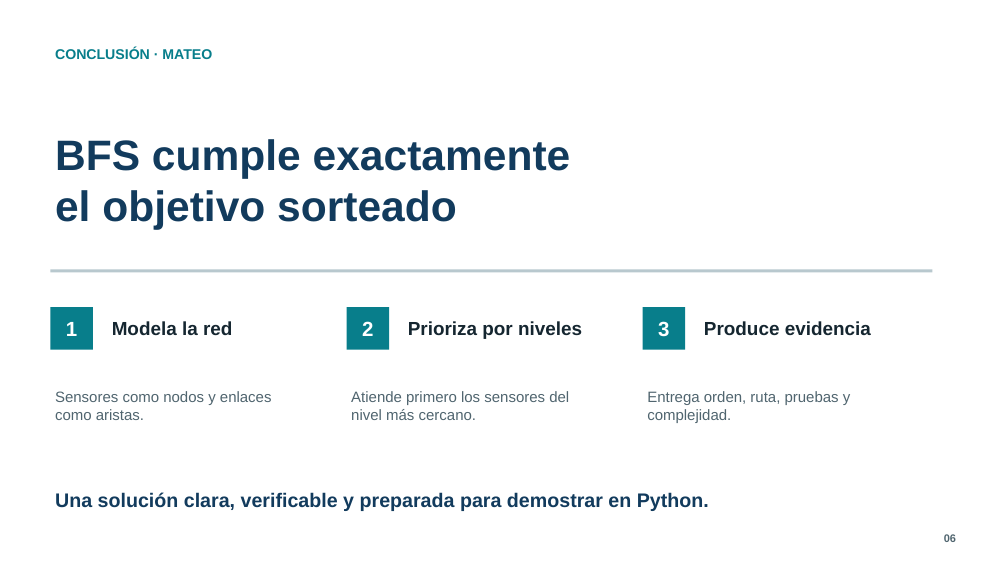
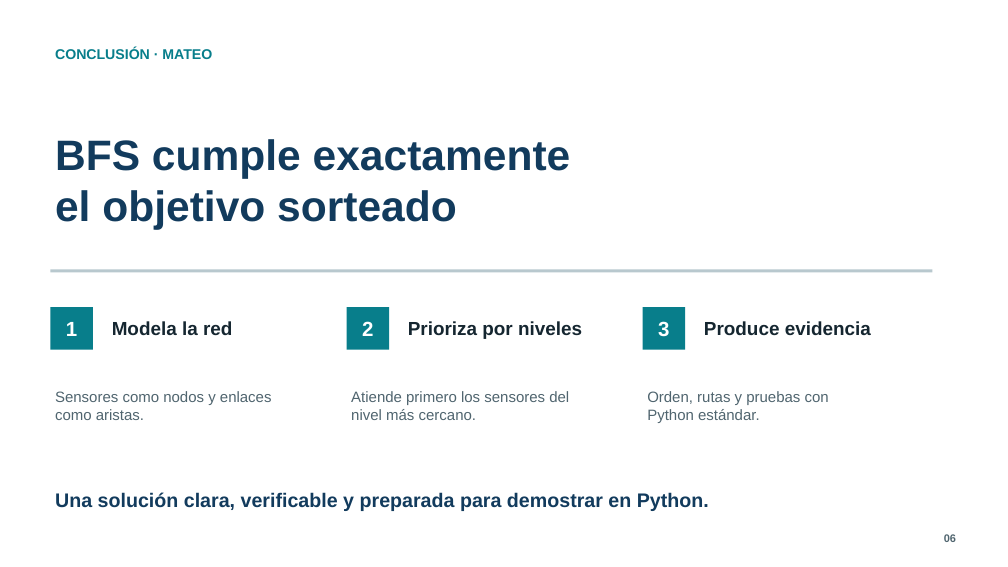
Before and after one commit to mateoschreiber/B-squeda-Primero-en-Anchura-BFS-, a slide deck: slide 6 of docs/entrega/Presentacion_BFS_Junta_Saneamiento_5min.pptx. Drawn at 1008x567 pixels with LibreOffice and Linux fonts; fonts in the diff are those of the drawing. Boxes give left, top, right and bottom in pixels: in the first picture for what was removed or moved away, otherwise in the second. Text is boxed around its words. In the diff, an @@ line names an element or a change of style, - is before the commit and + after.

```diff
--- a/docs/entrega/Presentacion_BFS_Junta_Saneamiento_5min.pptx
+++ b/docs/entrega/Presentacion_BFS_Junta_Saneamiento_5min.pptx
@@ text at <box>647,391,829,423</box>: text changed @@
-Entrega orden, ruta, pruebas y complejidad.
+Orden, rutas y pruebas con Python estándar.
```
Also in this commit, not shown: 2 other slides changed, 15 other files.
